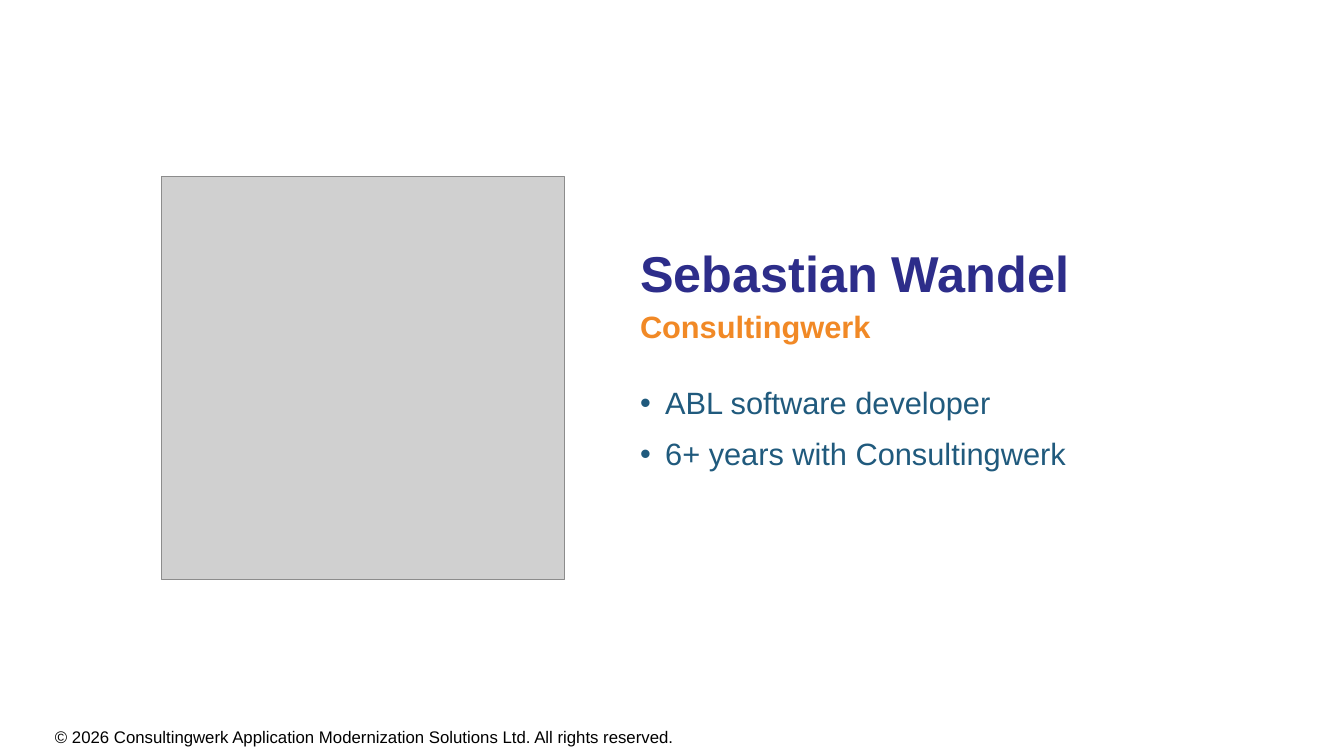
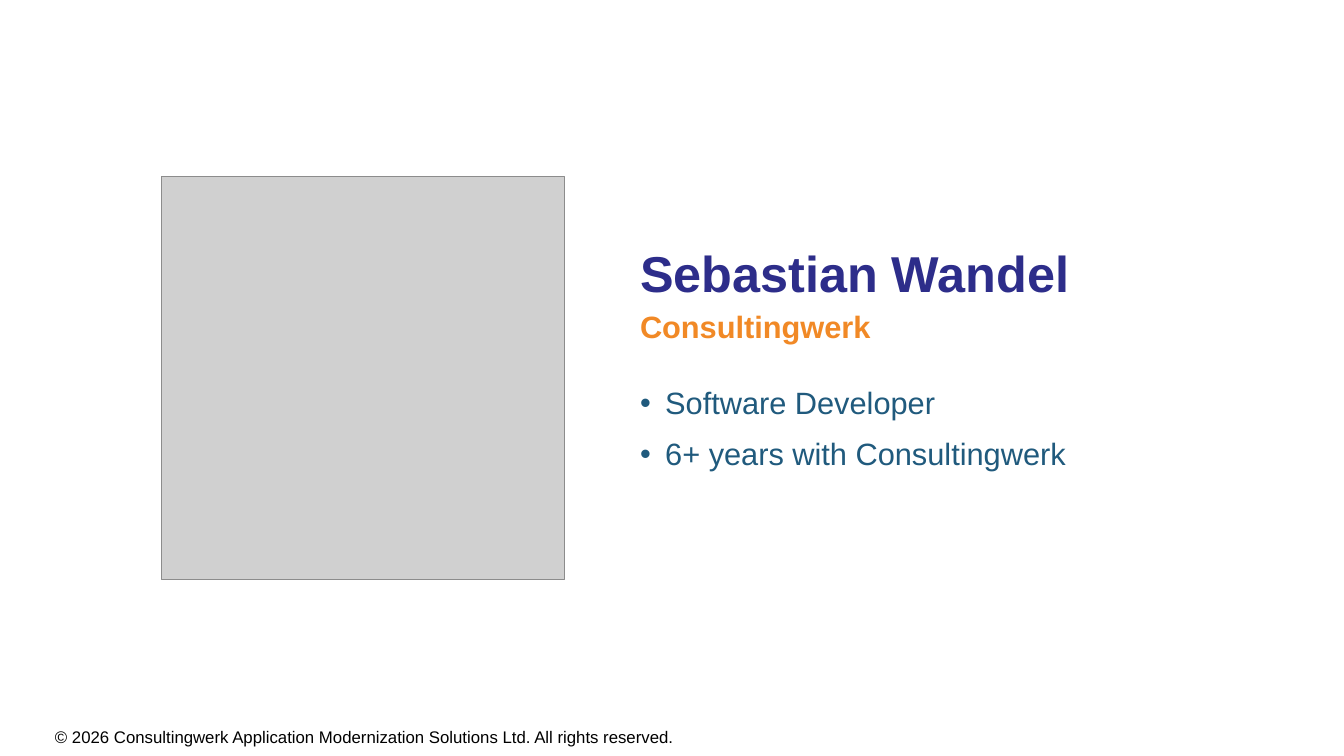
Before and after one commit to consultingwerk/ABL-RegEx-Samples, a slide deck: slide 2 of slides/Regular Expressions for ABL Developers.pptx. Drawn at 1344x756 pixels with LibreOffice and Linux fonts; fonts in the diff are those of the drawing; grey boxes stand for pictures; background and template pictures are left out. Boxes give left, top, right and bottom in pixels: in the first picture for what was removed or moved away, otherwise in the second. Text is boxed around its words. In the diff, an @@ line names an element or a change of style, - is before the commit and + after.

```diff
--- a/slides/Regular Expressions for ABL Developers.pptx
+++ b/slides/Regular Expressions for ABL Developers.pptx
@@ text at bbox=[665, 391, 935, 420]: text changed @@
-• ABL software developer
+• Software Developer
```
Also in this commit, not shown: 3 other slides changed, 2 other files.
